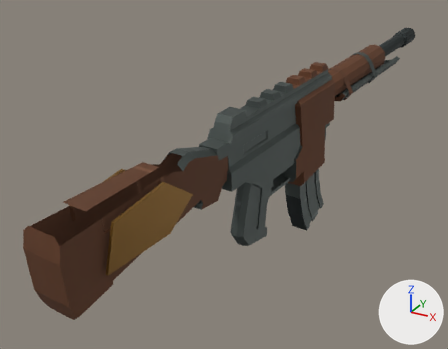
The glTF model public/assets/models/weapons/weapon_assaultRifle.glb: old version first, new version second.
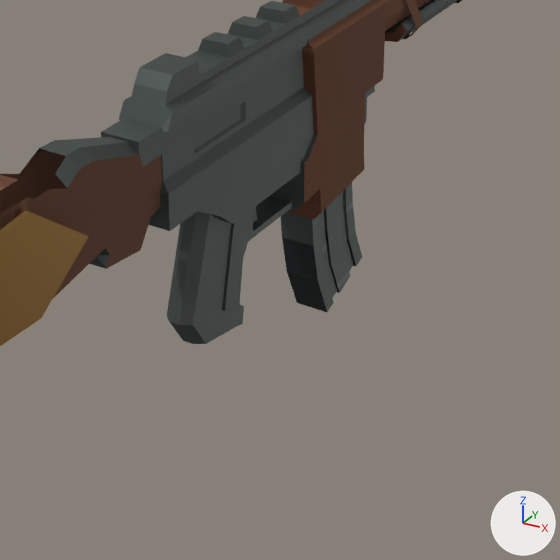
Old and new are each drawn whole from a camera (50 mm lens) standing at (0.416, -0.826, 0.42) and looking at (-0.08, 0.077, -0.032) and again close up on the part from 34% to 93% of the width and 23% to 100% of the height. The axes (+X, +Y, +Z) are drawn at lower right. The lights are the same throughout. The last two pictures show the newer version. Both versions are drawn at frame 15 of the action 'reload'; the numbers are the values there. Vertices at exactly the same position are counted once.

In view in the first close-up: 'rifle_rebuilt_body', 'stock_repair_plate_r'.
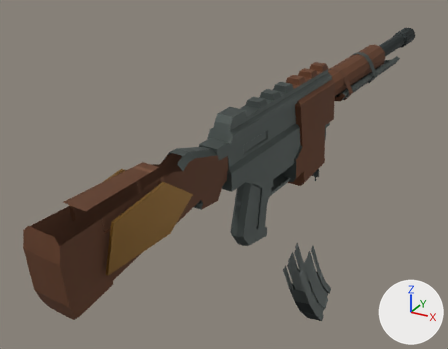
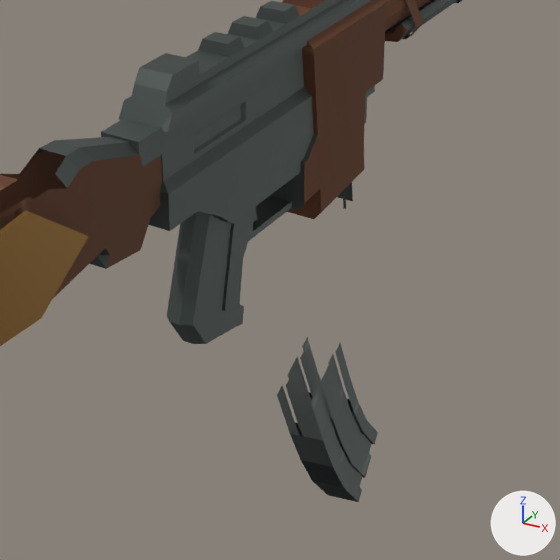
Patch to the scene script:
```diff
--- a/public/assets/models/weapons/weapon_assaultRifle.glb.py
+++ b/public/assets/models/weapons/weapon_assaultRifle.glb.py
@@ me_rifle_rebuilt_body_mesh @@
 # used by ob_rifle_rebuilt_body; parent = ob_weapon_rifle_unified_v5; location = (0.0, 0.0, 0.0)
-me_rifle_rebuilt_body_mesh.from_pydata(...)  # 613 vertices, 1084 faces; spans x -0.037..0.037, y -0.396..0.654, z -0.126..0.183
+me_rifle_rebuilt_body_mesh.from_pydata(...)  # 559 vertices, 932 faces; spans x -0.037..0.037, y -0.396..0.654, z -0.065..0.183
+# me_rifle_rebuilt_body_mesh part 1
+# 54 vertices are removed from x -0.016..0.016, y 0.14..0.233, z -0.126..-0.036
+# 152 faces are deleted
 me_rifle_rebuilt_body_mesh.materials.append(mat_v4_old_gunmetal)
@@ me_magazine_mesh @@
+me_magazine_mesh.from_pydata(...)  # 100 vertices, 152 faces; spans x -0.016..0.016, y -0.049..0.049, z -0.088..0.088
+# faces by material slot: [104, 48]
+me_magazine_mesh.materials.append(mat_v4_old_gunmetal)
+me_magazine_mesh.materials.append(mat_v4_blackened_steel)
@@ ob_magazine @@
+ob_magazine = bpy.data.objects.new('magazine', me_magazine_mesh)
+ob_magazine.parent = ob_weapon_rifle_unified_v5
+ob_magazine.location = (0.0374, 0.141, -0.226)
+ob_magazine.rotation_euler = (0.249, -0.11, 0.105)  # degrees (14, -6.3, 6)
```

Location of each change, (x1, y1, x2, y2) in pixels of the close-ups (560 x 560 px):
'magazine', added: after (277, 337, 378, 502)
    faces in mat_v4_old_gunmetal: (277, 337, 378, 502)
    faces in mat_v4_blackened_steel: (301, 431, 374, 502)
part 1 of me_rifle_rebuilt_body_mesh, deleted: before (281, 182, 362, 312)
